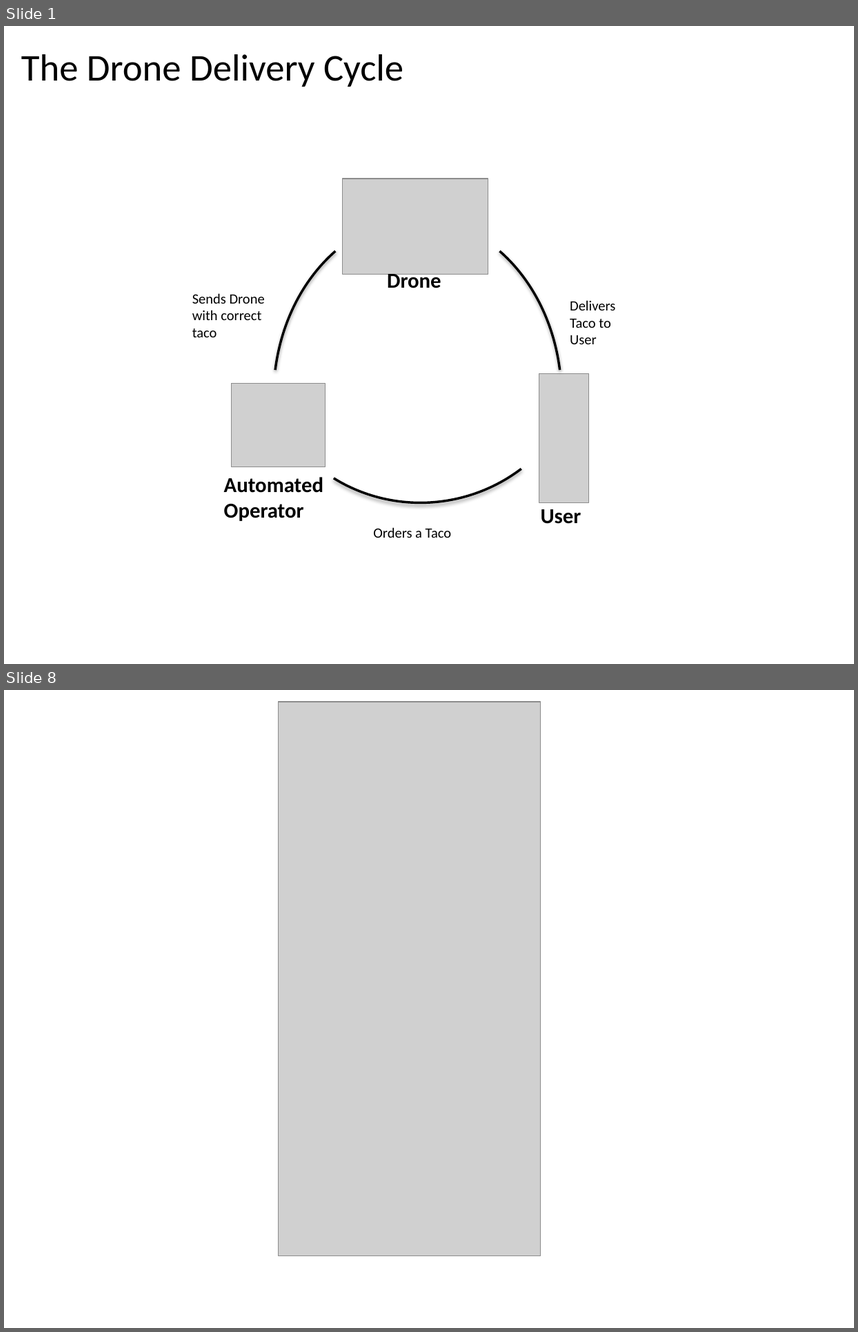
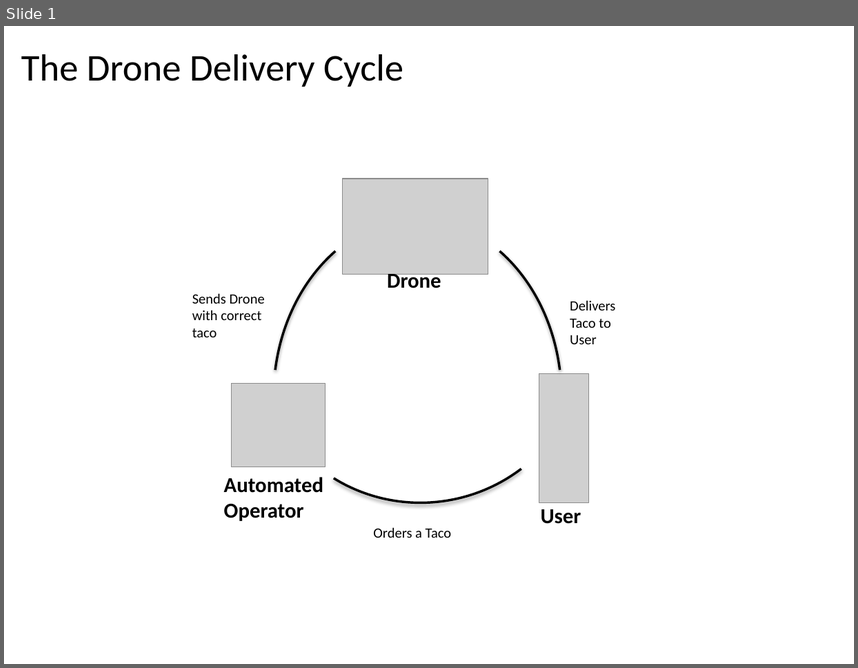
Before and after one commit to tacodrone/tacodroneSXSW, a slide deck: Drone Delivery Mobile App.pptx. Shown one above the other, each under a label of ours: slides 1 and 8 before the commit, slide 1 after it; the slides between them are not shown. The pictures are 858x1332 and 858x668 pixels, drawn with LibreOffice and Linux fonts; fonts in the diff are those of the drawing; grey boxes stand for pictures; background and template pictures are left out. Boxes give left, top, right and bottom in pixels: in the first picture for what was removed or moved away, otherwise in the second. Text is boxed around its words. In the diff, an @@ line names an element or a change of style, - is before the commit and + after.

```diff
--- a/Drone Delivery Mobile App.pptx
+++ b/Drone Delivery Mobile App.pptx
@@ slide 8 removed at (4,690,854,1328), background #FFFFFF @@
@@ picture removed at (279,702,540,1256) @@
@@ rectangle removed at (296,767,522,840) @@
@@ rectangle removed at (296,840,521,1171) @@
@@ freeform shape removed at (344,869,490,1019) @@
@@ rounded rectangle removed at (312,896,507,1063) @@
```
Also in this commit, not shown: 2 slides changed, 6 slides added, 5 other slides removed.
